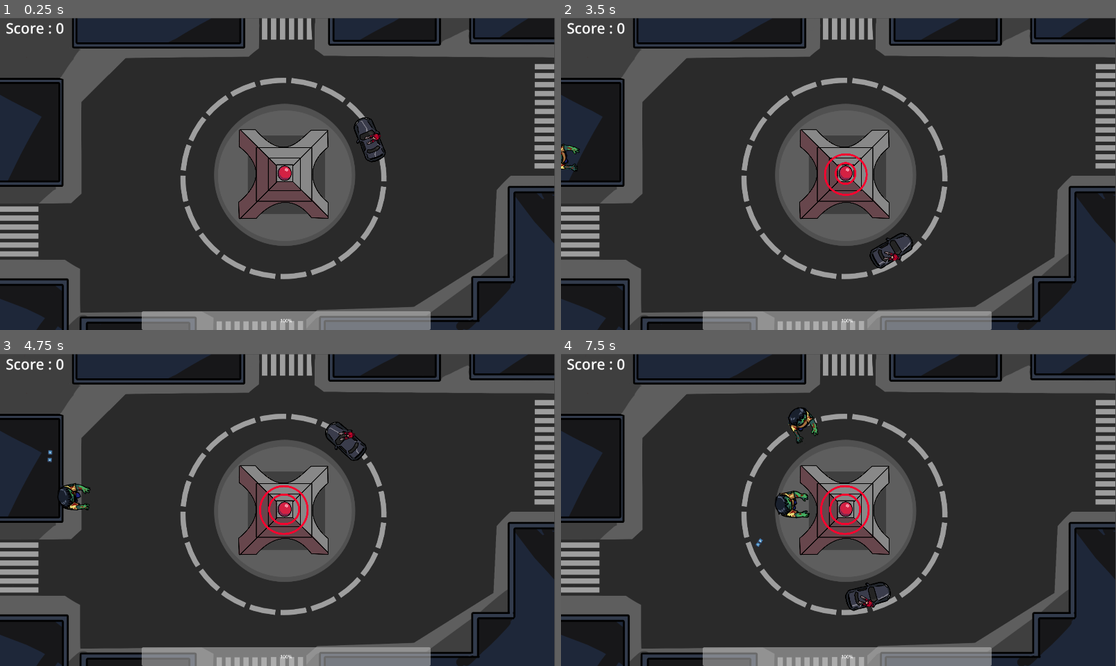
Above: before the commit, frames 1-4 (two rows, left to right).
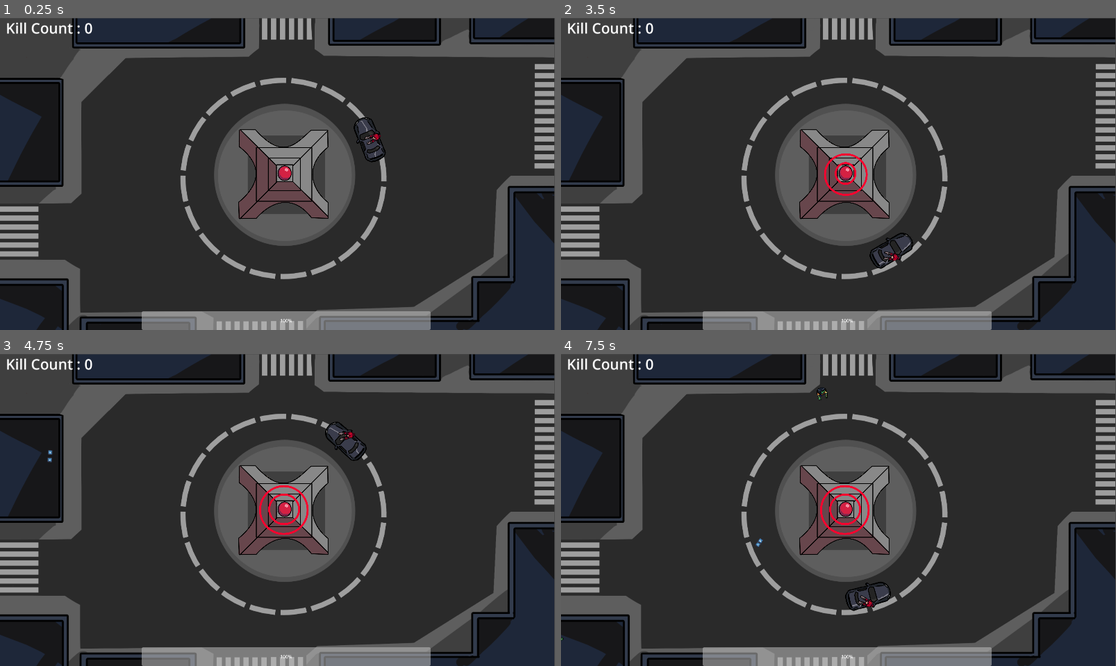
Above: after the commit, the same moments.

Repository: DevSkully/GMK_JAM
Game: Godot game, scene res://Scenes/test_World/world.tscn
Two runs of this game, one before a commit and one after it. Both use one fixed random seed, a clock stepped at 60 frames per second and the inputs below. The engine's default icon, where the game draws it, is replaced by a stand-in: a white triangle on a blue panel in a dark square.
Inputs (mouse positions are in pixels of both pictures, inside the frame that each line leads up to):
- Up to frame 1 (0.25 s): no input
- Up to frame 2 (3.5 s): move the mouse to (960, 158) at 0.52 s; click (960, 158) at 0.6 s; move the mouse to (727, 189) at 1.27 s; click (727, 189) at 1.35 s; move the mouse to (894, 105) at 2.02 s; click (894, 105) at 2.1 s; move the mouse to (810, 236) at 2.77 s; click (810, 236) at 2.85 s
- Up to frame 3 (4.75 s): move the mouse to (444, 556) at 3.52 s; click (444, 556) at 3.6 s; move the mouse to (111, 463) at 4.27 s; click (111, 463) at 4.35 s
- Up to frame 4 (7.5 s): move the mouse to (866, 510) at 5.02 s; click (866, 510) at 5.1 s; move the mouse to (755, 432) at 5.77 s; click (755, 432) at 5.85 s; move the mouse to (960, 494) at 6.52 s; click (960, 494) at 6.6 s; move the mouse to (727, 525) at 7.27 s; click (727, 525) at 7.35 s

The runs differ from the first frame. In frame 1, 0.3% of the frame differs, in the area x 1-17%, y 1-6%; in frame 2, 0.4%; in frame 3, 0.6%; in frame 4, 1.0%, in the area x 0-49%, y 1-92%.

Commit message:
fix: conflicts

Diff:
--- a/Objects/Car.tscn
+++ b/Objects/Car.tscn
@@ -68,6 +68,7 @@
 
 [node name="Area2D" type="Area2D" parent="."]
 modulate = Color(0, 0, 1, 1)
+collision_layer = 0
 
 [node name="CollisionShape2D" type="CollisionShape2D" parent="Area2D"]
 position = Vector2(1, -73)
--- a/Objects/enemies/Jockey.tscn
+++ b/Objects/enemies/Jockey.tscn
@@ -116,13 +116,14 @@
 }]
 
 [sub_resource type="CircleShape2D" id="CircleShape2D_yt4hn"]
-radius = 32.7567
+radius = 23.0217
 
 [node name="Jockey" type="CharacterBody2D"]
 script = ExtResource("1_yt4hn")
 type = ExtResource("2_wwhtx")
 
 [node name="AnimatedSprite2D" type="AnimatedSprite2D" parent="."]
+scale = Vector2(0.4, 0.4)
 sprite_frames = SubResource("SpriteFrames_w3rht")
 animation = &"Death"
 autoplay = "default"
--- a/Objects/enemies/Tank_Zombie.tscn
+++ b/Objects/enemies/Tank_Zombie.tscn
@@ -2,9 +2,10 @@
 
 [ext_resource type="Script" uid="uid://bt3g4i1k3s74x" path="res://Scripts/enemy_script.gd" id="1_uqeca"]
 [ext_resource type="Resource" uid="uid://n6dxorsw7cs7" path="res://Resource/Zombies/Tank.tres" id="2_p1eim"]
-[ext_resource type="Texture2D" uid="uid://2qkaa5ln602l" path="res://Assets/Tank.png" id="3_lppk4"]
+[ext_resource type="Texture2D" uid="uid://durb0v6kkwiqt" path="res://Assets/Tank.png" id="3_lppk4"]
 
-[sub_resource type="CircleShape2D" id="CircleShape2D_tkitp"]
+[sub_resource type="CircleShape2D" id="CircleShape2D_uqeca"]
+radius = 26.0768
 
 [sub_resource type="AtlasTexture" id="AtlasTexture_g2qbl"]
 atlas = ExtResource("3_lppk4")
@@ -157,9 +158,12 @@
 type = ExtResource("2_p1eim")
 
 [node name="CollisionShape2D" type="CollisionShape2D" parent="."]
-shape = SubResource("CircleShape2D_tkitp")
+position = Vector2(1.90735e-07, -7)
+scale = Vector2(1, 1)
+shape = SubResource("CircleShape2D_uqeca")
 
 [node name="AnimatedSprite2D" type="AnimatedSprite2D" parent="."]
+scale = Vector2(0.4, 0.4)
 sprite_frames = SubResource("SpriteFrames_ppf0i")
 animation = &"Walking"
 autoplay = "Walking"
--- a/Objects/enemies/enemy.tscn
+++ b/Objects/enemies/enemy.tscn
@@ -102,7 +102,7 @@
 }]
 
 [sub_resource type="CircleShape2D" id="CircleShape2D_dnm5c"]
-radius = 41.0122
+radius = 19.105
 
 [node name="Enemy" type="CharacterBody2D"]
 script = ExtResource("1_6hmrf")
@@ -110,6 +110,7 @@
 metadata/_custom_type_script = "uid://bt3g4i1k3s74x"
 
 [node name="AnimatedSprite2D" type="AnimatedSprite2D" parent="."]
+scale = Vector2(0.4, 0.4)
 sprite_frames = SubResource("SpriteFrames_8g43p")
 animation = &"Death"
 
--- a/Resource/Guns/Normal_Gun.tres
+++ b/Resource/Guns/Normal_Gun.tres
@@ -6,6 +6,6 @@
 script = ExtResource("1_41hxc")
 name = "Pistol"
 damage = 10.0
-bullet_speed = 100.0
+bullet_speed = 10.0
 attack_cooldown = 0.5
 metadata/_custom_type_script = "uid://cua1seir2r7t"
--- a/Resource/Guns/UZI_Gun.tres
+++ b/Resource/Guns/UZI_Gun.tres
@@ -6,6 +6,6 @@
 script = ExtResource("1_aonoe")
 name = "UZI"
 damage = 20.0
-bullet_speed = 100.0
+bullet_speed = 75.0
 attack_cooldown = 0.0
 metadata/_custom_type_script = "uid://cua1seir2r7t"
--- a/Resource/Zombies/Jockey.tres
+++ b/Resource/Zombies/Jockey.tres
@@ -8,5 +8,5 @@
 health = 20.0
 damage = 5.0
 attack_cooldown = 0.5
-speed = 600.0
+speed = 250.0
 metadata/_custom_type_script = "uid://bgaql57rjou5"
--- a/Resource/Zombies/Tank.tres
+++ b/Resource/Zombies/Tank.tres
@@ -5,8 +5,8 @@
 [resource]
 script = ExtResource("1_1dpxc")
 name = "Tank_Zombie"
-health = 100.0
+health = 200.0
 damage = 50.0
 attack_cooldown = 0.0
-speed = 25.0
+speed = 100.0
 metadata/_custom_type_script = "uid://bgaql57rjou5"
--- a/Scenes/test_World/world.tscn
+++ b/Scenes/test_World/world.tscn
@@ -1,12 +1,28 @@
-[gd_scene load_steps=5 format=3 uid="uid://bcd7vuoh333yc"]
+[gd_scene load_steps=10 format=3 uid="uid://bcd7vuoh333yc"]
 
 [ext_resource type="Script" uid="uid://h2uw5w43223m" path="res://Scenes/test_World/world_script.gd" id="1_5s6mh"]
 [ext_resource type="PackedScene" uid="uid://b4nlnpos6fqwq" path="res://Objects/Car.tscn" id="1_au5re"]
 [ext_resource type="PackedScene" uid="uid://dfbn5214mh48b" path="res://Objects/Central_Tower.tscn" id="3_hr62t"]
-[ext_resource type="Texture2D" uid="uid://0trrjgkyd5n0" path="res://Assets/background.png" id="4_nu1vi"]
+[ext_resource type="Texture2D" uid="uid://bsfyfdoo3tuq0" path="res://Assets/background.png" id="4_nu1vi"]
+
+[sub_resource type="RectangleShape2D" id="RectangleShape2D_nu1vi"]
+size = Vector2(238, 389)
+
+[sub_resource type="RectangleShape2D" id="RectangleShape2D_fd2q1"]
+size = Vector2(402, 196)
+
+[sub_resource type="RectangleShape2D" id="RectangleShape2D_ro2el"]
+size = Vector2(602, 135)
+
+[sub_resource type="RectangleShape2D" id="RectangleShape2D_3jsq8"]
+size = Vector2(814, 208)
+
+[sub_resource type="RectangleShape2D" id="RectangleShape2D_g7qd6"]
+size = Vector2(242, 678)
 
 [node name="World" type="Node2D"]
 script = ExtResource("1_5s6mh")
+enemy_spawn_timer = 1.5
 
 [node name="Car" parent="." instance=ExtResource("1_au5re")]
 position = Vector2(674, 554)
@@ -25,7 +41,7 @@
 offset_right = 60.0
 offset_bottom = 69.0
 theme_override_font_sizes/font_size = 50
-text = "Score : 0"
+text = "Kill Count : 0"
 horizontal_alignment = 1
 vertical_alignment = 1
 
@@ -34,3 +50,59 @@
 offset_top = 1015.0
 offset_right = 1490.0
 offset_bottom = 1080.0
+
+[node name="StaticBody2D" type="StaticBody2D" parent="."]
+position = Vector2(58, 256)
+
+[node name="CollisionShape2D" type="CollisionShape2D" parent="StaticBody2D"]
+position = Vector2(49, 138)
+shape = SubResource("RectangleShape2D_nu1vi")
+
+[node name="StaticBody2D2" type="StaticBody2D" parent="."]
+position = Vector2(70, 959)
+
+[node name="CollisionShape2D" type="CollisionShape2D" parent="StaticBody2D2"]
+position = Vector2(49, 138)
+shape = SubResource("RectangleShape2D_nu1vi")
+
+[node name="StaticBody2D3" type="StaticBody2D" parent="."]
+position = Vector2(343, 1088)
+
+[node name="CollisionShape2D" type="CollisionShape2D" parent="StaticBody2D3"]
+position = Vector2(134, 50)
+shape = SubResource("RectangleShape2D_fd2q1")
+
+[node name="StaticBody2D6" type="StaticBody2D" parent="."]
+position = Vector2(1197, -49)
+
+[node name="CollisionShape2D" type="CollisionShape2D" parent="StaticBody2D6"]
+position = Vector2(134, 50)
+shape = SubResource("RectangleShape2D_fd2q1")
+
+[node name="StaticBody2D7" type="StaticBody2D" parent="."]
+position = Vector2(1683, -58)
+
+[node name="CollisionShape2D" type="CollisionShape2D" parent="StaticBody2D7"]
+position = Vector2(134, 50)
+shape = SubResource("RectangleShape2D_fd2q1")
+
+[node name="StaticBody2D8" type="StaticBody2D" parent="."]
+position = Vector2(305, -33)
+
+[node name="CollisionShape2D" type="CollisionShape2D" parent="StaticBody2D8"]
+position = Vector2(241, 70.5)
+shape = SubResource("RectangleShape2D_ro2el")
+
+[node name="StaticBody2D4" type="StaticBody2D" parent="."]
+position = Vector2(1159, 1075)
+
+[node name="CollisionShape2D" type="CollisionShape2D" parent="StaticBody2D4"]
+position = Vector2(358, 66)
+shape = SubResource("RectangleShape2D_3jsq8")
+
+[node name="StaticBody2D5" type="StaticBody2D" parent="."]
+position = Vector2(1652, 884)
+
+[node name="CollisionShape2D" type="CollisionShape2D" parent="StaticBody2D5"]
+position = Vector2(227, 32)
+shape = SubResource("RectangleShape2D_g7qd6")
--- a/Scenes/test_World/world_script.gd
+++ b/Scenes/test_World/world_script.gd
@@ -49,17 +49,17 @@
 	enemy_obj.tower = tower
 
 func type_enemy()->PackedScene:
-	if GameManager.count == 20:
-		enemy_spawn_timer += 0.25
+	if GameManager.count >= 20 and GameManager.count < 50:
+		enemy_spawn_timer -= 0.25
 		return enemy[randi_range(0,1)]
-	elif GameManager.count == 50:
-		enemy_spawn_timer += 1.00
+	elif GameManager.count >= 50:
+		enemy_spawn_timer -= .50
 		return enemy[randi_range(0,2)]
 	else:
 		return enemy[0]
 
 func _process(delta: float) -> void:
-	score.text = "Score : " + str(GameManager.count)
+	score.text = "Kill Count : " + str(GameManager.count)
 
 	progressBar.value = tower.Health
 
Not shown: 1 places in Objects/Gun/arrow.tscn that only renumber resources
Not shown: 1 places in Objects/enemies/Jockey.tscn that only renumber resources
